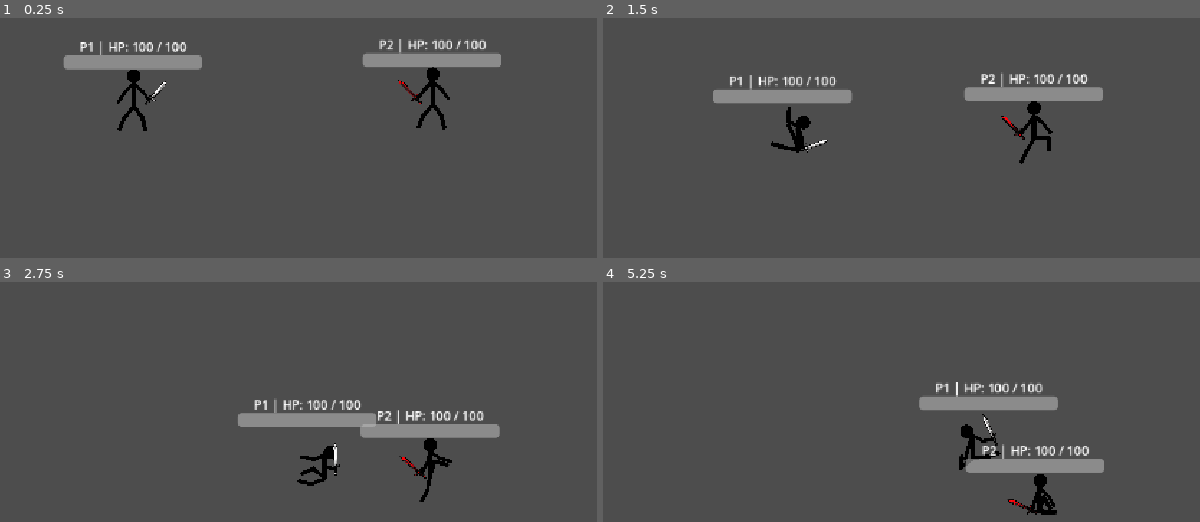
Above: before the commit, frames 1-4 (two rows, left to right).
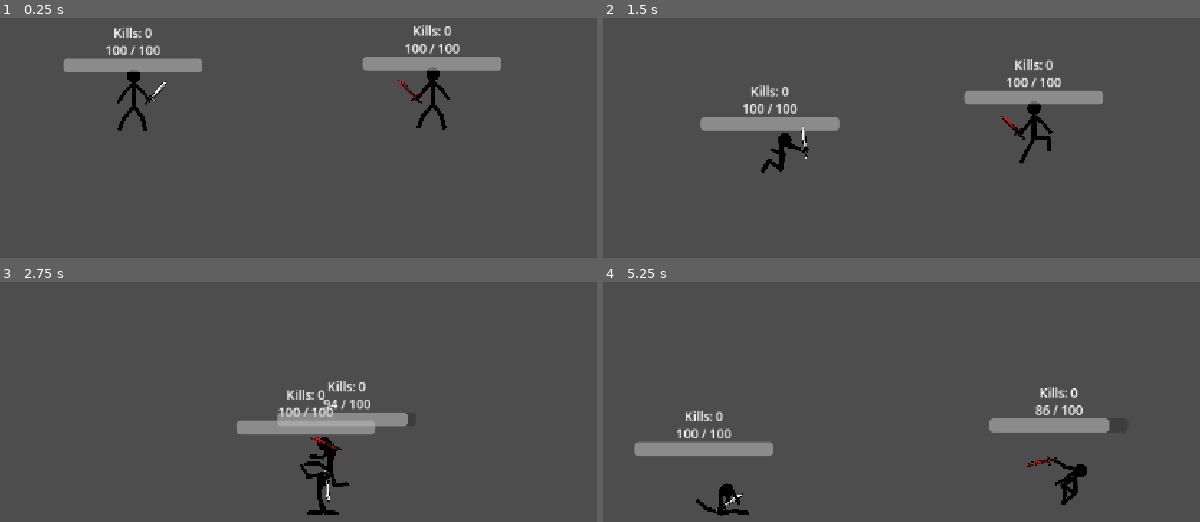
Above: after the commit, the same moments.

Repository: yash-ece/STICKMAN-GAME
Game: Godot game, scene res://scenes/game.tscn
The game is run twice, just before and just after one commit, with the same random seed, the same clock (stepped at 60 frames per second) and the same inputs.
Inputs:
- Up to frame 1 (0.25 s): no input
- Up to frame 2 (1.5 s): tap Enter at 0.5 s; hold D 0.53-1.28 s; tap Q at 0.6 s; tap E at 0.8, 1.35 s; hold S from 1.28 s (still down)
- Up to frame 3 (2.75 s): tap 1 at 1.55, 2.1 s; release S at 2.03 s; hold D from 2.03 s (still down); tap 2 at 2.3 s
- Up to frame 4 (5.25 s): release D at 2.78 s; hold W 2.78-3.53 s; tap 2 at 2.85 s; tap Q at 3.05, 3.6 s; hold A 3.53-5.03 s; tap E at 3.8, 4.35 s; tap 1 at 4.55, 5.1 s; hold S from 5.03 s (still down)

The runs differ from the first frame. In frame 1, 2.6% of the frame differs, in the area x 10-84%, y 2-32%; in frame 2, 5.1%; in frame 3, 5.2%; in frame 4, 8.1%, in the area x 5-85%, y 41-98%.

Commit message:
GODOT PROJECT

Diff:
--- /dev/null
+++ b/stickman-game/new_autoload_script.gd
@@ -0,0 +1,4 @@
+extends Node
+
+var player1_kills: int = 0
+var player2_kills: int = 0
--- a/stickman-game/project.godot
+++ b/stickman-game/project.godot
@@ -15,6 +15,10 @@
 config/features=PackedStringArray("4.7", "Forward Plus")
 config/icon="res://icon.svg"
 
+[autoload]
+
+GameManager="*uid://ci2vgm2qwda6x"
+
 [display]
 
 window/stretch/mode="canvas_items"
--- a/stickman-game/scenes/game.tscn
+++ b/stickman-game/scenes/game.tscn
@@ -16,12 +16,6 @@
 
 [node name="GAME" type="Node2D" unique_id=1199620908]
 position = Vector2(-7, 4)
-
-[node name="player" parent="." unique_id=1435591351 instance=ExtResource("1_uwrxv")]
-position = Vector2(-4437, 9)
-
-[node name="Camera2D" type="Camera2D" parent="." unique_id=1874983657]
-zoom = Vector2(0.05, 0.05)
 
 [node name="StaticBody2D" type="StaticBody2D" parent="." unique_id=1371159960]
 position = Vector2(11, 1024)
@@ -42,6 +36,12 @@
 position = Vector2(-910, -7155)
 shape = SubResource("SegmentShape2D_uwrxv")
 
-[node name="player2" parent="." unique_id=818111823 instance=ExtResource("2_yqjtg")]
+[node name="player" parent="." unique_id=1435591351 groups=["player"] instance=ExtResource("1_uwrxv")]
+position = Vector2(-4437, 9)
+
+[node name="player2" parent="." unique_id=818111823 groups=["player"] instance=ExtResource("2_yqjtg")]
 position = Vector2(4175, -47)
 player_number = 2
+
+[node name="Camera2D" type="Camera2D" parent="." unique_id=881999121]
+zoom = Vector2(0.05, 0.05)
--- a/stickman-game/scenes/ironsword.gd
+++ b/stickman-game/scenes/ironsword.gd
@@ -1,35 +1,40 @@
-extends Area2D
+extends RigidBody2D
 
-@export var damage: int = 15
-@export var owner_player_number: int = 1
-
-var hit_players: Dictionary = {}
+@export var damage: int = 2
 
 func _ready() -> void:
-	add_to_group("swords")
+	contact_monitor = true
+	max_contacts_reported = 20
 	body_entered.connect(_on_body_entered)
 
-func _on_body_entered(body: Node2D) -> void:
-	if not body.is_in_group("stickman_parts"):
+
+func _on_body_entered(body: Node) -> void:
+	# Ignore swords and all objects except Player 2's body parts
+	if body.name not in [
+		"torso",
+		"head",
+		"upper right arm",
+		"lower right arm",
+		"upper left arm",
+		"lower left arm",
+		"upper right leg",
+		"lower right leg",
+		"upper left leg",
+		"lower left leg"
+	]:
 		return
 
-	if not body.has_meta("stickman_root"):
+	# Confirm this body part belongs to Player 2
+	var player = body.get_parent()
+
+	while player != null and not player.has_method("take_sword_damage"):
+		player = player.get_parent()
+
+	if player == null:
 		return
 
-	var opponent = body.get_meta("stickman_root")
-
-	if opponent.player_number == owner_player_number:
+	if player.player_number != 2 or player.is_dead:
 		return
 
-	if opponent.is_dead:
-		return
-
-	var opponent_id: int = opponent.get_instance_id()
-
-	if hit_players.has(opponent_id):
-		return
-
-	hit_players[opponent_id] = true
-	opponent.take_sword_damage(damage)
-
-	print("Sword hit Player ", opponent.player_number)
+	player.take_sword_damage(damage)
+	print("IronSword hit Player 2: ", body.name)
--- a/stickman-game/scenes/player_1.tscn
+++ b/stickman-game/scenes/player_1.tscn
@@ -104,19 +104,19 @@
 rotation = 2.5652423
 shape = SubResource("CapsuleShape2D_b135w")
 
-[node name="ironsword" type="Area2D" parent="lower right arm" unique_id=1767056331]
+[node name="ironsword" type="RigidBody2D" parent="lower right arm" unique_id=2008234984]
 script = ExtResource("6_ngimn")
-
-[node name="Sprite2D" type="Sprite2D" parent="lower right arm/ironsword" unique_id=505161146]
-position = Vector2(368, 128)
-scale = Vector2(1.0231116, 0.9960541)
-texture = ExtResource("6_xfu11")
-offset = Vector2(203.30139, -321.26776)
 
 [node name="CollisionPolygon2D" type="CollisionPolygon2D" parent="lower right arm/ironsword" unique_id=456532455]
 position = Vector2(520, -103.999985)
 rotation = 1.5219356
 polygon = PackedVector2Array(-0.78147125, 15.9808655, -367.5218, -346.3636, -440.39313, -494.09912, -276.11023, -413.97 …(293 unchanged characters)…
+
+[node name="Sprite2D" type="Sprite2D" parent="lower right arm/ironsword" unique_id=505161146]
+position = Vector2(368.00003, 127.999985)
+scale = Vector2(1.0231115, 0.9960541)
+texture = ExtResource("6_xfu11")
+offset = Vector2(203.30139, -321.26776)
 
 [node name="upper right arm" type="RigidBody2D" parent="lower right arm" unique_id=460758333]
 
--- a/stickman-game/scenes/player_2.tscn
+++ b/stickman-game/scenes/player_2.tscn
@@ -168,9 +168,8 @@
 rotation = 0.6026075
 shape = SubResource("CapsuleShape2D_vg4fv")
 
-[node name="redsword" type="Area2D" parent="lower left arm" unique_id=1092333247]
+[node name="redsword" type="RigidBody2D" parent="lower left arm" unique_id=1986909780]
 script = ExtResource("10_t4bc4")
-owner_player_number = 2
 
 [node name="Sprite2D" type="Sprite2D" parent="lower left arm/redsword" unique_id=1920228743]
 position = Vector2(-625, -180)
--- a/stickman-game/scenes/redsword.gd
+++ b/stickman-game/scenes/redsword.gd
@@ -1,35 +1,40 @@
-extends Area2D
+extends RigidBody2D
 
-@export var damage: int = 15
-@export var owner_player_number: int = 1
-
-var hit_players: Dictionary = {}
+@export var damage: int = 2
 
 func _ready() -> void:
-	add_to_group("swords")
+	contact_monitor = true
+	max_contacts_reported = 20
 	body_entered.connect(_on_body_entered)
 
-func _on_body_entered(body: Node2D) -> void:
-	if not body.is_in_group("stickman_parts"):
+
+func _on_body_entered(body: Node) -> void:
+	# Ignore swords and all objects except Player 1's body parts
+	if body.name not in [
+		"torso",
+		"head",
+		"upper right arm",
+		"lower right arm",
+		"upper left arm",
+		"lower left arm",
+		"upper right leg",
+		"lower right leg",
+		"upper left leg",
+		"lower left leg"
+	]:
 		return
 
-	if not body.has_meta("stickman_root"):
+	# Confirm this body part belongs to Player 1
+	var player = body.get_parent()
+
+	while player != null and not player.has_method("take_sword_damage"):
+		player = player.get_parent()
+
+	if player == null:
 		return
 
-	var opponent = body.get_meta("stickman_root")
-
-	if opponent.player_number == owner_player_number:
+	if player.player_number != 1 or player.is_dead:
 		return
 
-	if opponent.is_dead:
-		return
-
-	var opponent_id: int = opponent.get_instance_id()
-
-	if hit_players.has(opponent_id):
-		return
-
-	hit_players[opponent_id] = true
-	opponent.take_sword_damage(damage)
-
-	print("Sword hit Player ", opponent.player_number)
+	player.take_sword_damage(damage)
+	print("RedSword hit Player 1: ", body.name)
--- a/stickman-game/scripts/player.gd
+++ b/stickman-game/scripts/player.gd
@@ -1,103 +1,137 @@
+
 extends Node2D
 
 @export var player_number: int = 1
 
 @export var move_force: float = 40000.0
 @export var jump_force: float = 30000.0
+@export var down_force: float = 30000.0
+@export var horizontal_jerk: float = 30000.0
 @export var max_speed: float = 30000.0
-
 @export var max_health: int = 100
 
 @onready var torso: RigidBody2D = $torso
 
+var movement_arm: RigidBody2D
 var health: int = 100
 var is_dead: bool = false
 
+# Persistent kill count stored in GameManager.
+var kills: int:
+	get:
+		if player_number == 1:
+			return GameManager.player1_kills
+		return GameManager.player2_kills
+	set(value):
+		if player_number == 1:
+			GameManager.player1_kills = value
+		else:
+			GameManager.player2_kills = value
+
 var health_bar: ProgressBar
 var health_label: Label
+var kill_label: Label
 var health_canvas: CanvasLayer
 
 
 func _ready() -> void:
 	health = max_health
 
-	# Register all physical body parts.
+	if player_number == 1:
+		movement_arm = get_node_or_null("lower right arm") as RigidBody2D
+	else:
+		movement_arm = get_node_or_null("lower left arm") as RigidBody2D
+
+	if movement_arm == null:
+		push_error("Movement arm not found! Check the node name.")
+		return
+
+	# Register body parts for sword damage detection.
 	for node in find_children("*", "RigidBody2D", true, false):
 		var part := node as RigidBody2D
 		part.add_to_group("stickman_parts")
 		part.set_meta("stickman_root", self)
 
+	setup_self_collision_exceptions()
+	add_to_group("player")
 	create_health_display()
 
 
+func setup_self_collision_exceptions() -> void:
+	var body_parts: Array[RigidBody2D] = []
+
+	for node in find_children("*", "RigidBody2D", true, false):
+		body_parts.append(node as RigidBody2D)
+
+	for i in range(body_parts.size()):
+		for j in range(i + 1, body_parts.size()):
+			body_parts[i].add_collision_exception_with(body_parts[j])
+
+
 func _physics_process(_delta: float) -> void:
-	if is_dead:
+	if is_dead or movement_arm == null:
 		return
 
 	var direction: float = 0.0
 
-	# Player 1: A and D.
 	if player_number == 1:
 		if Input.is_key_pressed(KEY_A):
 			direction -= 1.0
 		if Input.is_key_pressed(KEY_D):
 			direction += 1.0
-
-	# Player 2: Left and Right arrows.
 	else:
 		if Input.is_key_pressed(KEY_LEFT):
 			direction -= 1.0
 		if Input.is_key_pressed(KEY_RIGHT):
 			direction += 1.0
 
-	# Move the torso.
 	if direction != 0.0:
-		torso.apply_central_force(
+		movement_arm.apply_central_force(
 			Vector2(direction * move_force, 0.0)
 		)
 
-	# Limit horizontal speed.
-	if absf(torso.linear_velocity.x) > max_speed:
-		torso.linear_velocity.x = (
-			signf(torso.linear_velocity.x) * max_speed
-		)
-
+	var velocity := movement_arm.linear_velocity
+	velocity.x = clampf(velocity.x, -max_speed, max_speed)
+	movement_arm.linear_velocity = velocity
+
+
+func _input(event: InputEvent) -> void:
+	if is_dead or movement_arm == null:
+		return
+
+	if event is not InputEventKey:
+		return
+
+	if not event.pressed or event.echo:
+		return
+
+	if player_number == 1:
+		if event.keycode == KEY_W:
+			movement_arm.apply_central_impulse(Vector2(0, -jump_force))
+		elif event.keycode == KEY_S:
+			movement_arm.apply_central_impulse(Vector2(0, down_force))
+		elif event.keycode == KEY_Q:
+			movement_arm.apply_central_impulse(Vector2(-horizontal_jerk, 0))
+		elif event.keycode == KEY_E:
+			movement_arm.apply_central_impulse(Vector2(horizontal_jerk, 0))
+	else:
+		if event.keycode == KEY_UP:
+			movement_arm.apply_central_impulse(Vector2(0, -jump_force))
+		elif event.keycode == KEY_DOWN:
+			movement_arm.apply_central_impulse(Vector2(0, down_force))
+		elif event.keycode == KEY_1:
+			movement_arm.apply_central_impulse(Vector2(-horizontal_jerk, 0))
+		elif event.keycode == KEY_2:
+			movement_arm.apply_central_impulse(Vector2(horizontal_jerk, 0))
+
+
+# Called by the sword when it hits this player.
+func take_sword_damage(damage: int) -> void:
+	if is_dead:
+		return
+
+	health = maxi(health - damage, 0)
 	update_health_display()
-
-
-func _input(event: InputEvent) -> void:
-	if is_dead:
-		return
-
-	if not (event is InputEventKey):
-		return
-
-	var key_event := event as InputEventKey
-
-	if not key_event.pressed or key_event.echo:
-		return
-
-	# Player 1 jumps with W.
-	if player_number == 1 and key_event.keycode == KEY_W:
-		torso.apply_central_impulse(
-			Vector2(0.0, -jump_force)
-		)
-
-	# Player 2 jumps with Up Arrow.
-	elif player_number == 2 and key_event.keycode == KEY_UP:
-		torso.apply_central_impulse(
-			Vector2(0.0, -jump_force)
-		)
-
-
-func take_sword_damage(amount: int) -> void:
-	if is_dead:
-		return
-
-	health = clampi(health - amount, 0, max_health)
-	update_health_display()
-
-	print("Player ", player_number, " HP: ", health)
 
 	if health <= 0:
 		die()
@@ -108,66 +142,90 @@
 		return
 
 	is_dead = true
-	print("Player ", player_number, " defeated!")
-
+
+	# Award one kill to the surviving opponent.
+	var players := get_tree().get_nodes_in_group("player")
+
+	for node in players:
+		var opponent := node as Node2D
+
+		if opponent != self and opponent.has_method("add_kill"):
+			if not opponent.get("is_dead"):
+				opponent.add_kill()
+				break
+
+	# Freeze this player's body parts.
 	for node in find_children("*", "RigidBody2D", true, false):
 		var part := node as RigidBody2D
 		part.freeze = true
 
+	# Show the final score for two seconds.
 	await get_tree().create_timer(2.0).timeout
 	get_tree().reload_current_scene()
 
 
+func add_kill() -> void:
+	kills += 1
+	update_kill_display()
+
+
 func create_health_display() -> void:
 	health_canvas = CanvasLayer.new()
-	health_canvas.name = "HealthDisplay"
 	add_child(health_canvas)
 
 	health_bar = ProgressBar.new()
-	health_bar.name = "HealthBar"
 	health_bar.min_value = 0
 	health_bar.max_value = max_health
 	health_bar.value = health
 	health_bar.show_percentage = false
+	health_bar.custom_minimum_size = Vector2(200, 20)
 	health_bar.size = Vector2(200, 20)
 	health_canvas.add_child(health_bar)
 
 	health_label = Label.new()
-	health_label.name = "HealthLabel"
+	health_label.text = str(health) + " / " + str(max_health)
+	health_label.add_theme_font_size_override("font_size", 18)
 	health_label.horizontal_alignment = HORIZONTAL_ALIGNMENT_CENTER
-	health_label.add_theme_font_size_override("font_size", 18)
-	health_label.size = Vector2(200, 24)
+	health_label.size = Vector2(200, 25)
 	health_canvas.add_child(health_label)
 
+	# Automatically create the kill counter.
+	kill_label = Label.new()
+	kill_label.text = "Kills: " + str(kills)
+	kill_label.add_theme_font_size_override("font_size", 18)
+	kill_label.horizontal_alignment = HORIZONTAL_ALIGNMENT_CENTER
+	kill_label.size = Vector2(200, 25)
+	health_canvas.add_child(kill_label)
+
 	update_health_display()
 
 
 func update_health_display() -> void:
-	if not is_instance_valid(torso):
-		return
-
-	if not is_instance_valid(health_bar):
+	if health_bar == null or health_label == null or kill_label == null:
 		return
 
 	health_bar.value = health
-
-	health_label.text = "P%d | HP: %d / %d" % [
-		player_number,
-		health,
-		max_health
-	]
-
-	var head := get_node_or_null("head") as RigidBody2D
-	var head_position: Vector2
-
-	if head != null:
-		head_position = head.global_position
-	else:
-		head_position = torso.global_position + Vector2(0.0, -100.0)
+	health_label.text = str(health) + " / " + str(max_health)
+	kill_label.text = "Kills: " + str(kills)
+
+	var head := get_node_or_null("head") as Node2D
+
+	if head == null:
+		return
 
 	var screen_position: Vector2 = (
-		get_viewport().get_canvas_transform() * head_position
+		get_viewport().get_canvas_transform() * head.global_position
 	)
 
-	health_bar.position = screen_position + Vector2(-100.0, -65.0)
-	health_label.position = screen_position + Vector2(-100.0, -90.0)
+	health_bar.position = screen_position + Vector2(-100, -60)
+	health_label.position = screen_position + Vector2(-100, -85)
+	kill_label.position = screen_position + Vector2(-100, -110)
+
+
+func update_kill_display() -> void:
+	if kill_label != null:
+		kill_label.text = "Kills: " + str(kills)
+
+
+func _process(_delta: float) -> void:
+	update_health_display()
Not shown, added: stickman-game/new_autoload_script.gd.uid
Empty file added: stickman-game/scenes/camera_2d.gd
Not shown, added: stickman-game/scenes/camera_2d.gd.uid
